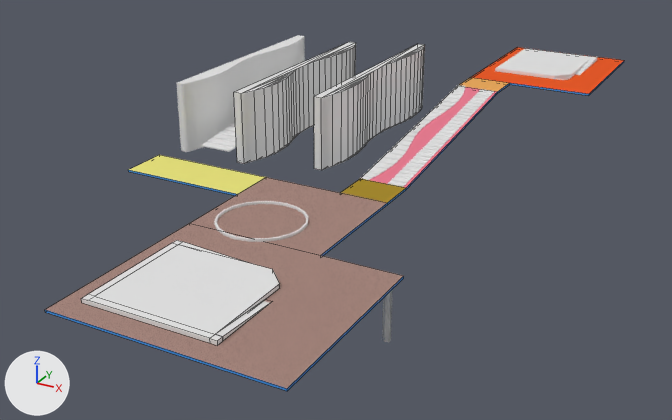
What one commit did to the Blender file Utils/Modelos/PlataformaCompletaJoao.blend.
One viewpoint serves both versions: a 50 mm lens placed at (60.0, -244.1, 70.9), pointed at (-44.4, -54.3, -24.0). Arrows for +X, +Y and +Z are at lower left; the lights stay in place. Mesh edges are drawn as thin lines on the coarser meshes.

The first picture shows 'BaseBrinquedos.001', 'BaseQuiosqueInferior', 'BaseQuiosqueSuperior', 'BezierCurve', 'BezierCurve.001', 'BezierCurve.002', 'EscadaRampaPrincipal', 'FimRampaEscada.001', 'InicioRampaEscada.001', 'Plane', 'PlataformaInferior', 'PlataformaInferior.001', 'RampaEntrada.001', 'RampaEscada.001'.
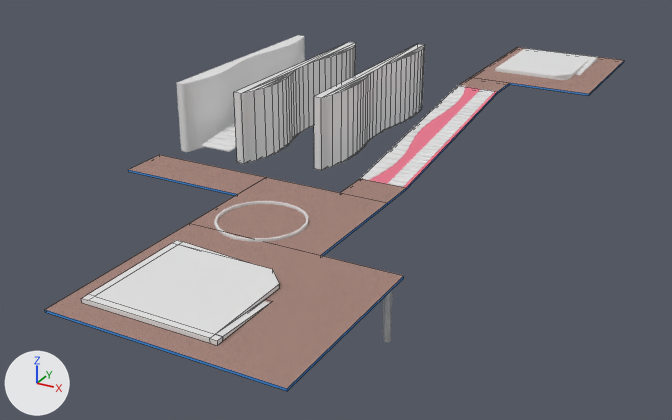
Where the change shows, as pixel boxes [x1, y1, x2, y2] in the pictures (672 x 420 px):
'RampaEntrada.001', recoloured, surface changed (yellow to beige)
    both: [129, 155, 266, 194]
'Plane', recoloured, surface changed (orange to beige)
    both: [471, 47, 624, 94]
'InicioRampaEscada.001', recoloured (yellow to brown)
    both: [341, 179, 406, 203]
'FimRampaEscada.001', recoloured, surface changed (orange to beige)
    both: [460, 78, 509, 92]

Edits to the bpy script that builds the scene:
```text
Add mat_pisorampafinal_001:
    mat_pisorampafinal_001 = bpy.data.materials.new('PisoRampaFinal.001')
    # uses the picture img_pisovermelho___orla_png
Add mat_material:
    mat_material = bpy.data.materials.new('Material')
    # uses the picture img_pisovermelho___orla_png
Add mat_pisoentrada:
    mat_pisoentrada = bpy.data.materials.new('PisoEntrada')
    # uses the picture img_pisovermelho___orla_png
Add mat_material_001:
    mat_material_001 = bpy.data.materials.new('Material.001')
    # uses the picture img_pisovermelho___orla_png
Change me_plane:
    where me_plane.from_pydata(...)  # 4 vertices, 1 face; spans x -1.0..34.0, y -1.0..41.0, z 0.0
    used by ob_plane; location = (-33.0, 9.9, -3.5)
    remove me_plane.materials.append(mat_pisoplataformasuperior)  # orange #e75a2b
    me_plane part 1: texture (UV) coordinates changed
    add me_plane.materials.append(mat_material_001)
Change me_untitled_016:
    where me_untitled_016.from_pydata(...)  # 4 vertices, 1 face; spans x -7.0..7.0, y -6.0..6.0, z 0.5
    used by ob_rampaentrada_001; location = (-70.0, -77.2, -11.6); scale = (2.29, 1.0, 1.0)
    remove me_untitled_016.materials.append(mat_pisoplataformaentrada)  # yellow #e7e17c
    me_untitled_016 part 2: texture (UV) coordinates changed
    add me_untitled_016.materials.append(mat_pisoentrada)
Change me_untitled_014:
    where me_untitled_014.from_pydata(...)  # 4 vertices, 1 face; spans x -6.0..6.0, y -5.0..5.0, z 0.5
    remove me_untitled_014.materials.append(mat_pisorampainicial)  # yellow #a78b31
    add me_untitled_014.materials.append(mat_material)
Change me_untitled_006:
    where me_untitled_006.from_pydata(...)  # 4 vertices, 1 face; spans x -5.0..5.0, y -6.0..6.0, z 0.5
    used by ob_fimrampaescada_001; location = (-28.0, 3.9, -4.0); scale = (1.2, 0.833, 1.0)
    remove me_untitled_006.materials.append(mat_pisorampafinal)  # orange #e7a75d
    me_untitled_006 part 3: texture (UV) coordinates changed
    add me_untitled_006.materials.append(mat_pisorampafinal_001)
```
